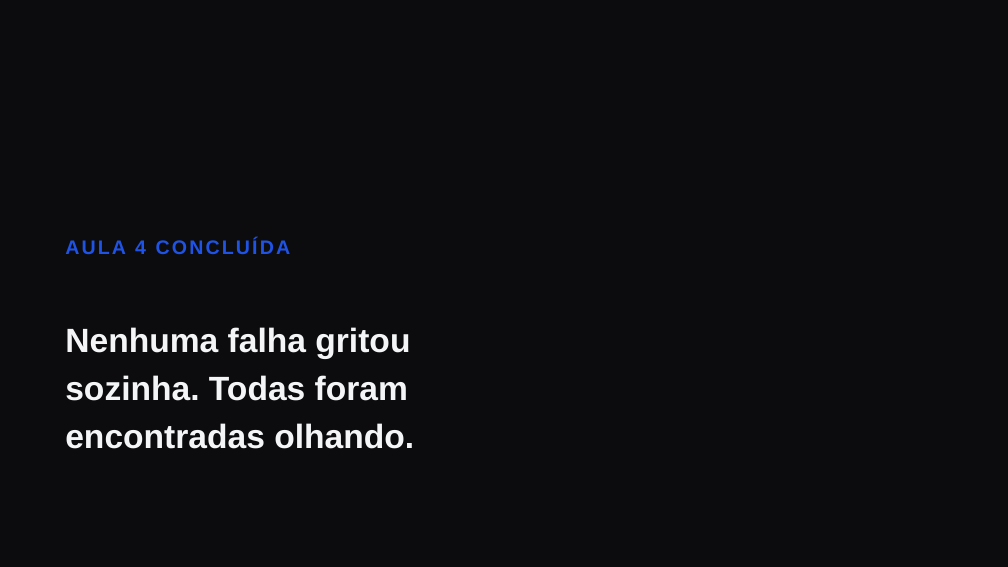
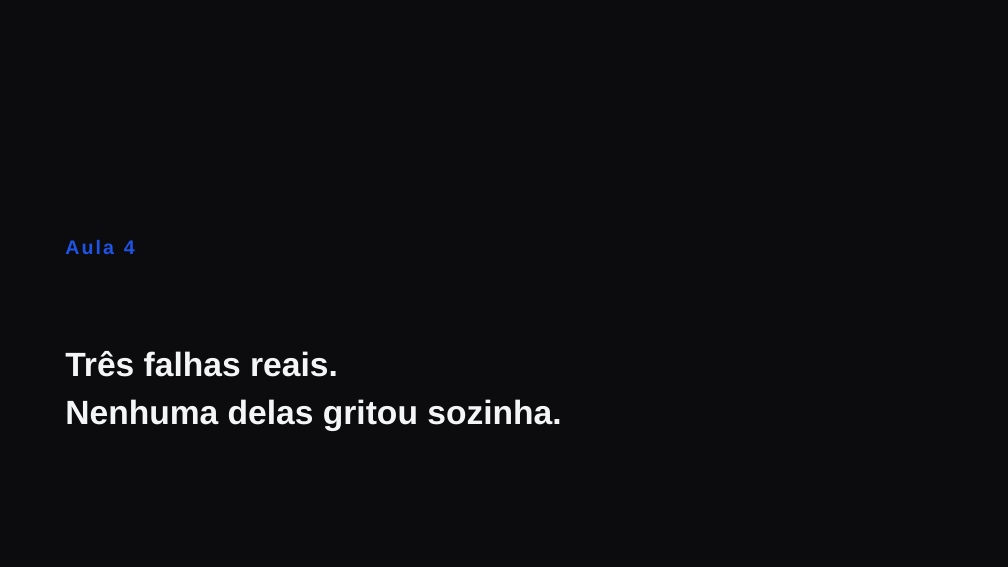
Before and after one commit to Djegao/alura-produto-ficticio, a slide deck: slide 26 of slides/aula4.pptx (slide 19 before the commit). Drawn at 1008x567 pixels with LibreOffice and Linux fonts; fonts in the diff are those of the drawing. Boxes give left, top, right and bottom in pixels: in the first picture for what was removed or moved away, otherwise in the second. Text is boxed around its words. In the diff, an @@ line names an element or a change of style, - is before the commit and + after.

```diff
--- a/slides/aula4.pptx
+++ b/slides/aula4.pptx
@@ text at (65,239,135,254): text changed @@
-AULA 4 CONCLUÍDA
+Aula 4
@@ text at (65,351,561,431): text changed @@
-Nenhuma falha gritou
-sozinha. Todas foram
-encontradas olhando.
+Três falhas reais.
+Nenhuma delas gritou sozinha.
```
Also in this commit, not shown: 12 other slides changed, 8 slides added, 1 slide removed, 7 other files.
